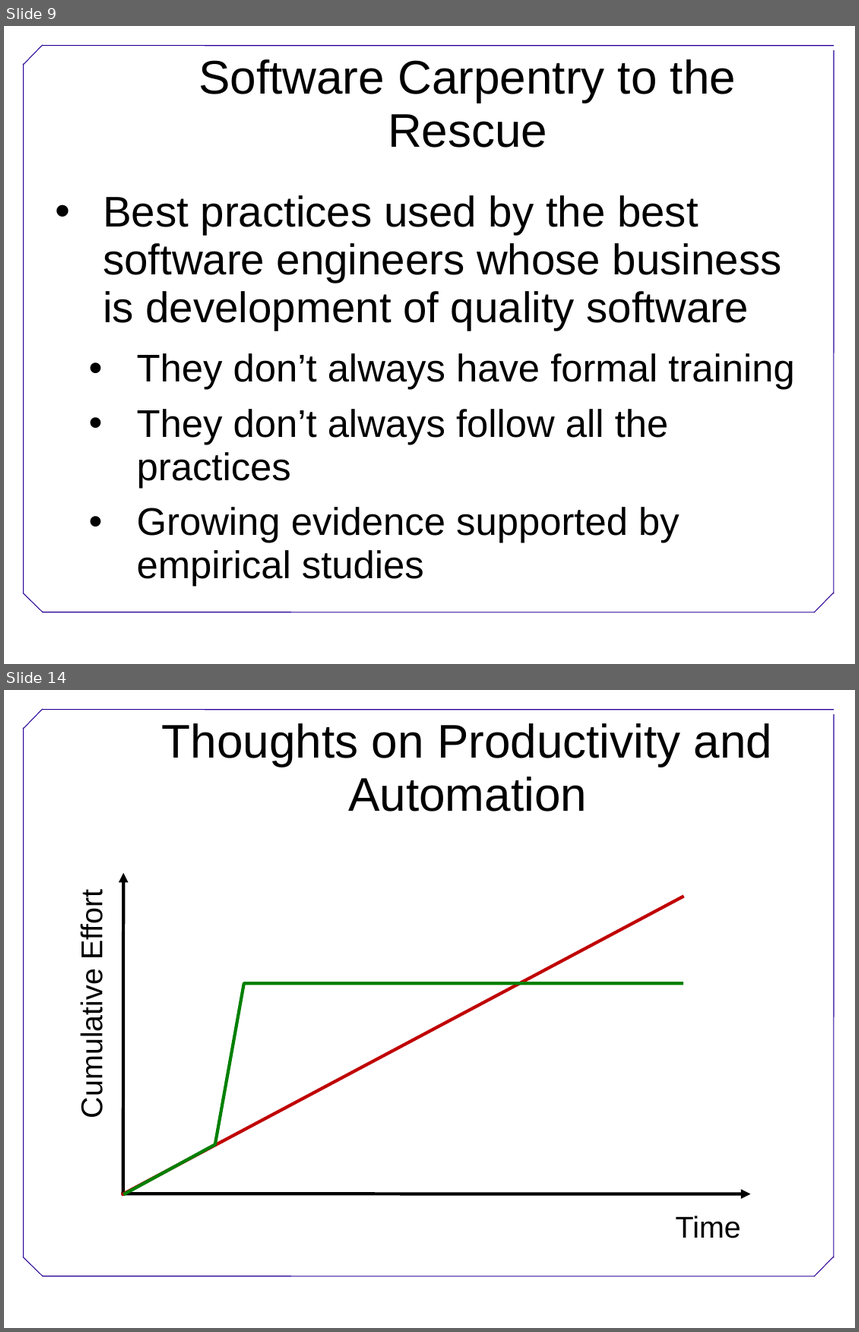
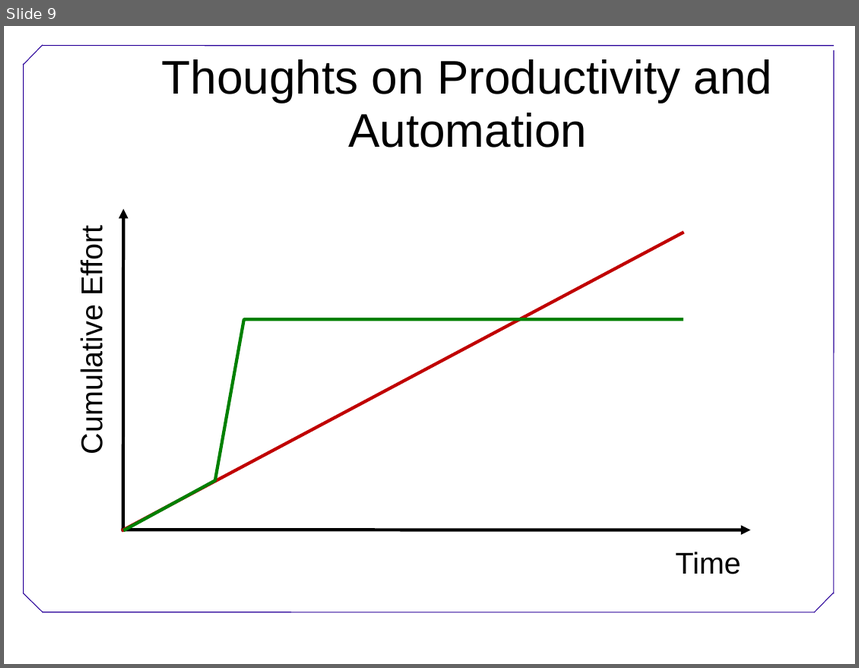
Before and after one commit to swcarpentry/DEPRECATED-boot-camps, a slide deck: BestPractices.ppt. Shown one above the other, each under a label of ours: slides 9 and 14 before the commit, slide 9 after it; the slides between them are not shown. The pictures are 859x1332 and 859x668 pixels, drawn with LibreOffice and Linux fonts; fonts in the diff are those of the drawing; background and template pictures are left out. Boxes give left, top, right and bottom in pixels: in the first picture for what was removed or moved away, otherwise in the second. Text is boxed around its words. In the diff, an @@ line names an element or a change of style, - is before the commit and + after.

```diff
--- a/BestPractices.ppt
+++ b/BestPractices.ppt
@@ slide 9 removed at [4,26,855,664], background #FFFFFF; not listed: 7 template elements that a slide beside it also shows @@
@@ text removed at [199,59,736,148] @@
-Software Carpentry to the Rescue
@@ text removed at [103,195,795,586] @@
-• Best practices used by the best software engineers whose business is development of quality software
-  • They don’t always have formal training
-  • They don’t always follow all the practices
-  • Growing evidence supported by empirical studies
@@ what was slide 14 is now slide 9 @@
```
Also in this commit, not shown: 6 slides changed, 2 slides added, 6 other slides removed, 2 other files.
